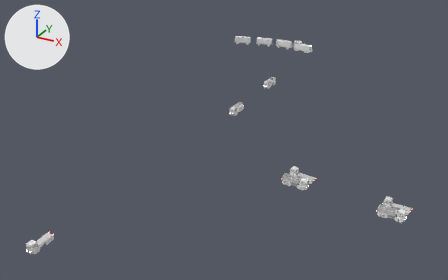
What one commit did to the FBX model Assets/Art/KayseriIsland/Models/Coal/Phase1/Vehicles_P1.fbx.
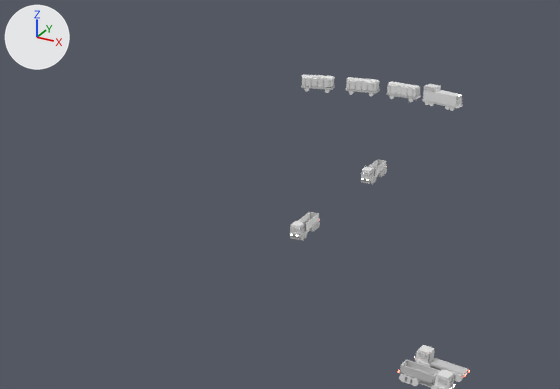
The first picture shows the older version from a 50 mm camera at (106.3, -160.9, 97.6) aimed at (2.4, 28.0, 3.1). The close-ups show the older and then the newer version on the part from 20% to 80% of the width and 0% to 67% of the height of that picture. Only the edits that show in the close-ups are written down. The axes (+X, +Y, +Z) are drawn at upper left. The lights are the same throughout.

The first close-up shows 'train', 'truck_road_cargo1', 'truck_road_ore0', 'truck_road_ore1', 'truck_road_ore2', 'wagon', 'wagon.001', 'wagon.002'.
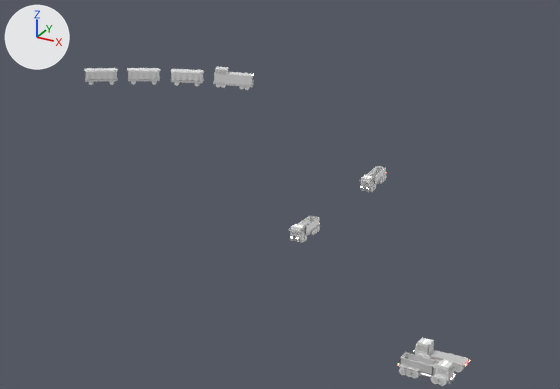
Scene script edits in JSON lines:
```json
{"op": "set", "path": "ob_truck_road_ore2.location", "old": "(44.0, -2.6, 8.3)", "new": "(44.0, -2.6, 9.7)"}
{"op": "set", "path": "ob_truck_road_ore2.rotation_euler", "old": "(0.0, 0.102, 0.0)", "new": "(0.0, 0.0335, 0.0)", "note": "degrees (0, 5.8, 0) -> degrees (0, 1.9, 0)"}
{"op": "set", "path": "ob_truck_road_ore0.location", "old": "(2.6, 67.6, 12.9)", "new": "(2.6, 67.6, 11.4)"}
{"op": "set", "path": "ob_truck_road_ore0.rotation_euler", "old": "(0.0, 0.0493, -1.571)", "new": "(0.0, 0.102, -1.571)", "note": "degrees (0, 2.8, -90) -> degrees (0, 5.8, -90)"}
{"op": "set", "path": "ob_truck_road_ore1.location", "old": "(2.6, 37.5, 11.1)", "new": "(2.6, 37.5, 10.5)"}
{"op": "set", "path": "ob_truck_road_ore1.rotation_euler", "old": "(0.0, 0.0547, -1.571)", "new": "(0.0, 0.0142, -1.571)", "note": "degrees (0, 3.1, -90) -> degrees (0, 0.8, -90)"}
{"op": "set", "path": "ob_truck_road_cargo1.location", "old": "(44.0, 2.6, 8.3)", "new": "(44.0, 2.6, 9.7)"}
{"op": "set", "path": "ob_truck_road_cargo1.rotation_euler", "old": "(0.0, -0.102, -3.142)", "new": "(0.0, -0.0335, -3.142)", "note": "degrees (0, -5.8, -180) -> degrees (0, -1.9, -180)"}
{"op": "set", "path": "ob_wagon_002.location", "old": "(-36.5, 119.0, 14.1)", "new": "(-85.4, 95.6, 15.1)"}
{"op": "set", "path": "ob_wagon_002.rotation_euler", "old": "(0.0, 0.0, 0.276)", "new": "(0.0, 0.0155, 0.6)", "note": "degrees (0, 0, 16) -> degrees (0, 0.9, 34)"}
{"op": "set", "path": "ob_wagon_001.location", "old": "(-25.5, 121.5, 14.1)", "new": "(-76.5, 101.4, 15.0)"}
{"op": "set", "path": "ob_wagon_001.rotation_euler", "old": "(0.0, 0.0, 0.142)", "new": "(0.0, 0.015, 0.546)", "note": "degrees (0, 0, 8.1) -> degrees (0, 0.9, 31)"}
{"op": "set", "path": "ob_wagon.location", "old": "(-14.7, 121.9, 14.1)", "new": "(-66.6, 106.0, 14.8)"}
{"op": "set", "path": "ob_wagon.rotation_euler", "old": "(0.0, 0.0, -0.0664)", "new": "(0.0, 0.0143, 0.413)", "note": "degrees (0, 0, -3.8) -> degrees (0, 0.8, 24)"}
{"op": "set", "path": "ob_train.location", "old": "(-4.0, 120.3, 14.1)", "new": "(-56.1, 110.6, 14.4)"}
{"op": "set", "path": "ob_train.rotation_euler", "old": "(0.0, 0.0, -0.225)", "new": "(0.0, 0.065, 0.413)", "note": "degrees (0, 0, -13) -> degrees (0, 3.7, 24)"}
```

Where the change shows, as pixel boxes (x1, y1, x2, y2) in the close-ups (560 x 389 px):
```json
{"object": "truck_road_ore2", "change": "moved, turned", "before": [398, 359, 455, 389], "after": [397, 352, 455, 386]}
{"object": "train", "change": "moved, turned", "before": [422, 84, 462, 111], "after": [213, 67, 254, 90]}
{"object": "truck_road_cargo1", "change": "moved, turned", "before": [414, 345, 470, 382], "after": [414, 337, 470, 372]}
{"object": "wagon", "change": "moved, turned", "before": [387, 82, 421, 102], "after": [171, 69, 204, 86]}
{"object": "wagon.001", "change": "moved, turned", "before": [346, 77, 380, 97], "after": [127, 68, 161, 85]}
{"object": "wagon.002", "change": "moved, turned", "before": [301, 75, 335, 93], "after": [84, 68, 118, 85]}
{"object": "truck_road_ore1", "change": "moved, turned", "before": [290, 212, 320, 240], "after": [289, 216, 320, 243]}
{"object": "truck_road_ore0", "change": "moved, turned", "before": [361, 159, 387, 184], "after": [359, 166, 387, 192]}
```
